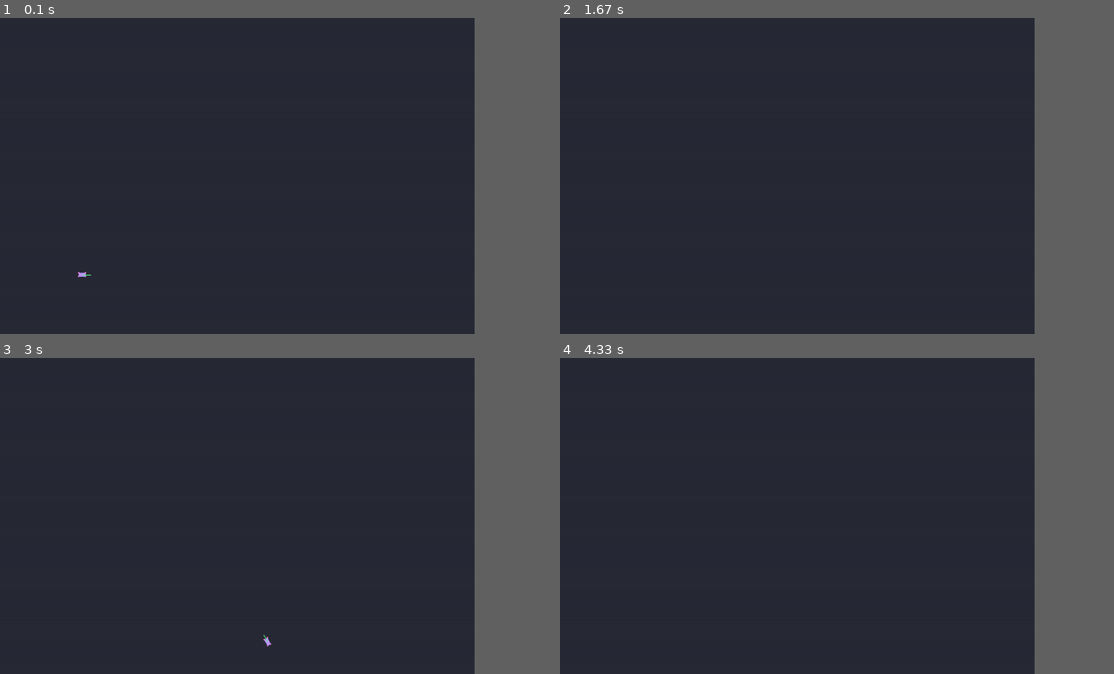
Above: before the commit, frames 1-4 (two rows, left to right).
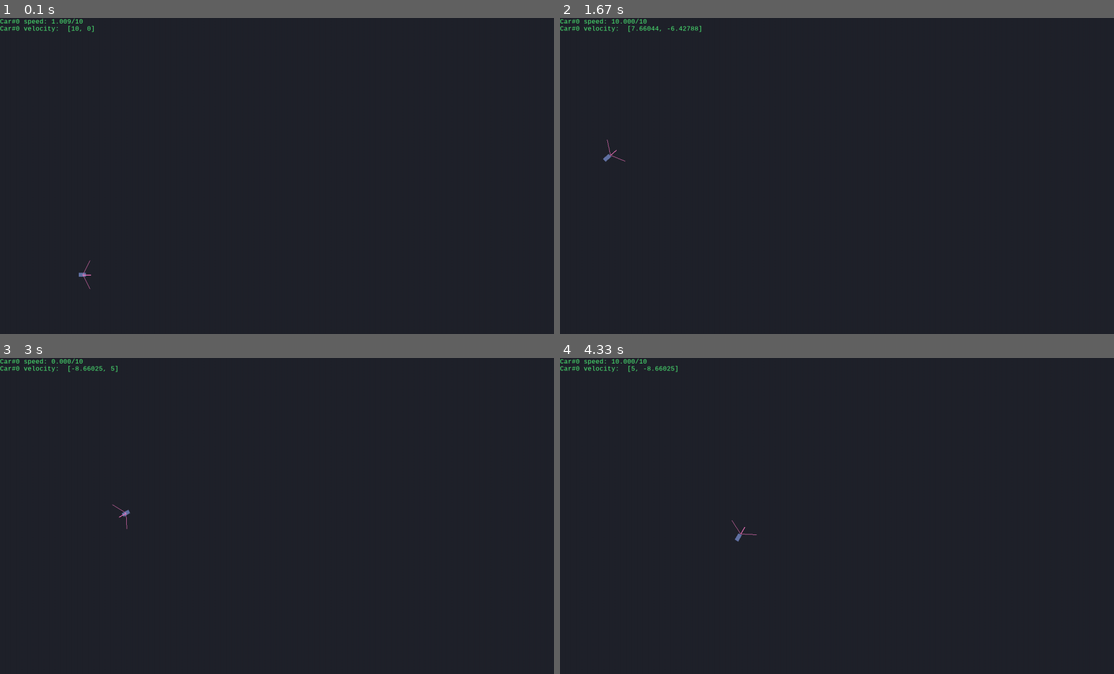
Above: after the commit, the same moments.

Repository: Edwardhk/pygame_car
Game: pygame game, started from main.py
The game is run twice, just before and just after one commit, with the same random seed, the same clock (stepped at 60 frames per second) and the same inputs.
Inputs:
- Up to frame 1 (0.1 s): no input
- Up to frame 2 (1.67 s): tap R at 0.33 s; hold Right 0.67-1.13 s; hold Up 1.17-1.47 s; hold Right from 1.5 s (still down)
- Up to frame 3 (3 s): release Right at 1.97 s; hold Left 2-2.53 s; hold Down 2.57-2.87 s; hold Left from 2.9 s (still down)
- Up to frame 4 (4.33 s): release Left at 3.3 s; hold Up 3.33-3.7 s; hold Right from 3.73 s (still down)
In our replay, the window is 771x514 before the commit and 900x514 after it. These sizes can differ from the game's own. Grey fills any space a smaller window leaves; there, only what the larger window draws over its background counts as a difference.

The runs differ from the first frame. In frame 1, 0.2% of the frame differs, in the area x 0-17%, y 0-86%; in frame 2, 0.3%, in the area x 0-26%, y 0-46%; in frame 3, 0.3%; in frame 4, 0.3%.

Commit message:
[INFO] Added car info, added viewing angle

Diff:
--- a/main.py
+++ b/main.py
@@ -1,30 +1,34 @@
 import pygame
-import pygame.gfxdraw
 import numpy as np
 
 # Display & color
-BG = (40, 42, 54)
+BG = (32, 34, 43)
 FG = (248, 248, 242)
+BLACK = (98, 114, 164)
 GREY = (68, 71, 90)
 PINK = (255, 121, 198)
 GREEN = (80, 250, 123)
 PURPLE = (189, 147, 249)
 WHITE = (248, 248, 242)
-SCREEN_RESOLUTION = (1200, 800)
+SCREEN_RESOLUTION = (1400, 800)
 
 # Car config
+INIT_POSITION = (200, 650)
 CAR_HEIGHT = 20
 CAR_WIDTH = 10
+
+ACCELERATION = 0.3
+BRAKE = 0.5
+INIT_SPEED = 1
 MAX_SPEED = 10
-ROTATE_ANGLE = 8
-INIT_POSITION = (200, 650)
+
+ROTATE_ANGLE = 5
 IN_ANGLE = np.rad2deg(np.arctan(CAR_WIDTH / CAR_HEIGHT))
 
 
 class Car:
     def __init__(self):
-        self.speed = 1
-        self.angle = 0
+        self.speed = INIT_SPEED
         self.height = CAR_HEIGHT
         self.width = CAR_WIDTH
         self.off = pygame.math.Vector2(INIT_POSITION)
@@ -36,14 +40,14 @@
         elif keys[pygame.K_RIGHT]:
             self.vel.rotate_ip(ROTATE_ANGLE)
         if keys[pygame.K_UP]:
-            self.speed = MAX_SPEED if self.speed + 1 > MAX_SPEED else self.speed + 1
+            self.speed = MAX_SPEED if self.speed + \
+                ACCELERATION > MAX_SPEED else self.speed + ACCELERATION
         elif keys[pygame.K_DOWN]:
-            self.speed = 0 if self.speed <= 3 else self.speed - 3
+            self.speed = 0 if self.speed <= BRAKE else self.speed - BRAKE
 
         # Reset
         if keys[pygame.K_r]:
-            self.speed = 1
-            self.angle = 0
+            self.speed = INIT_SPEED
             self.off = pygame.math.Vector2(INIT_POSITION)
             self.vel = pygame.math.Vector2(self.height / 2, 0)
 
@@ -63,23 +67,38 @@
     def render(self):
         self.win.fill(BG)
         for car in self.car_arr:
-            if car.speed < MAX_SPEED:
+            if car.speed < MAX_SPEED and car.speed != 0:
                 car.speed += 0.001
             edges_xy = car.get_polygon_edges()
 
             # Car wheel rendering
-            for edge in edges_xy:
-                pygame.draw.circle(
-                    self.win, PINK, (int(edge[0]), int(edge[1])), 2)
+            # for edge in edges_xy:
+            #     pygame.draw.circle(
+            #         self.win, GREEN, (int(edge[0]), int(edge[1])), 3)
 
             # Car body rendering
             car.off += car.vel.normalize() * car.speed
-            pygame.draw.polygon(self.win, PURPLE, edges_xy)
+            pygame.draw.polygon(self.win, BLACK, edges_xy)
 
             # Simulate the angle of sensor
-            pygame.draw.line(self.win, GREEN, car.off,
+            pygame.draw.line(self.win, PINK, car.off,
                              car.off + car.vel * 2, 2)
+            pygame.draw.line(self.win, PINK, car.off,
+                             car.off + car.vel.rotate(62) * 4, 1)
+            pygame.draw.line(self.win, PINK, car.off,
+                             car.off + car.vel.rotate(-62) * 4, 1)
+
             pygame.display.update()
+
+    def show_info(self):
+        FONT_SIZE = 18
+        car_info = pygame.font.SysFont('Consolas', FONT_SIZE)
+        for car in self.car_arr:
+            self.win.blit(car_info.render(
+                f'Car#0 speed: {car.speed:.3f}/{MAX_SPEED}', 1, GREEN), (0, 0))
+            self.win.blit(car_info.render(
+                f'Car#0 velocity:  {car.vel}', 1, GREEN), (0, FONT_SIZE))
+        pygame.display.update()
 
 
 if __name__ == "__main__":
@@ -100,3 +119,4 @@
         if sum(keys) != 0:
             car0.move(keys)
         game_world.render()
+        game_world.show_info()
